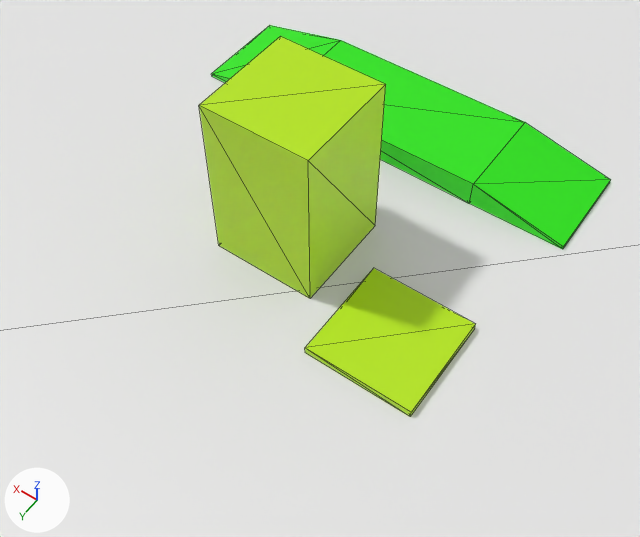
One commit to the glTF model assets/map/map.glb: the scene before it, then after it.
Both versions are drawn from a camera (50 mm lens) standing at (-3.72, 8.98, 12.16) and looking at (1.41, 1.8, 0.88). Every picture has the same lights, and +X, +Y and +Z are marked at lower left. Mesh edges are drawn as thin lines. Vertices at the same position are counted once.
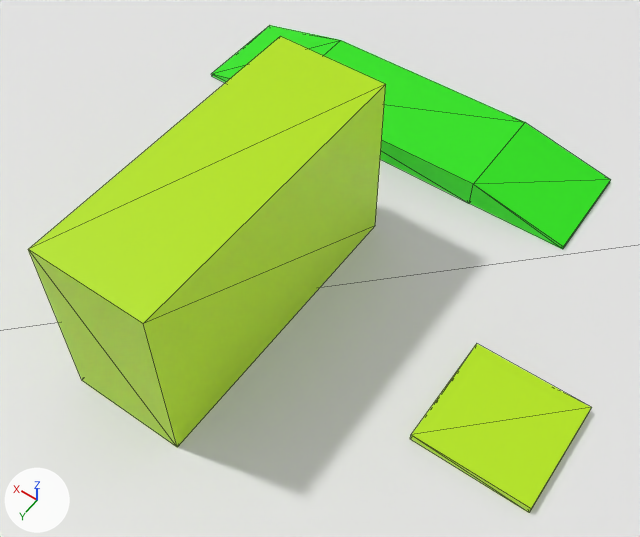
What differs and where, as boxes [x1, y1, x2, y2] in the pictures (640 x 537 px):
'Cube.003', mesh rescaled (91% wider, 57% taller)
    before: [199, 36, 386, 298]
    after: [28, 36, 386, 447]
'Cube.001', moved
    before: [305, 268, 476, 416]
    after: [410, 344, 591, 513]

What the commit changed:
me_cube_003 has 8 vertices, 12 faces and spans x -1.0..1.0, y -1.0..1.0, z -1.0..2.27.
me_cube_003 is used by ob_cube_003; location (2.57, 0.86, 1.0).
me_cube_003 part 1: the whole mesh is scaled about its middle by (1, 2.7, 1), then moved by (0.0, 1.7, 0.0).
Object 'Cube.001' (ob_cube_001) moves from (0.0, 1.79, 1.0) to (-2.2, 2.11, 1.0).
